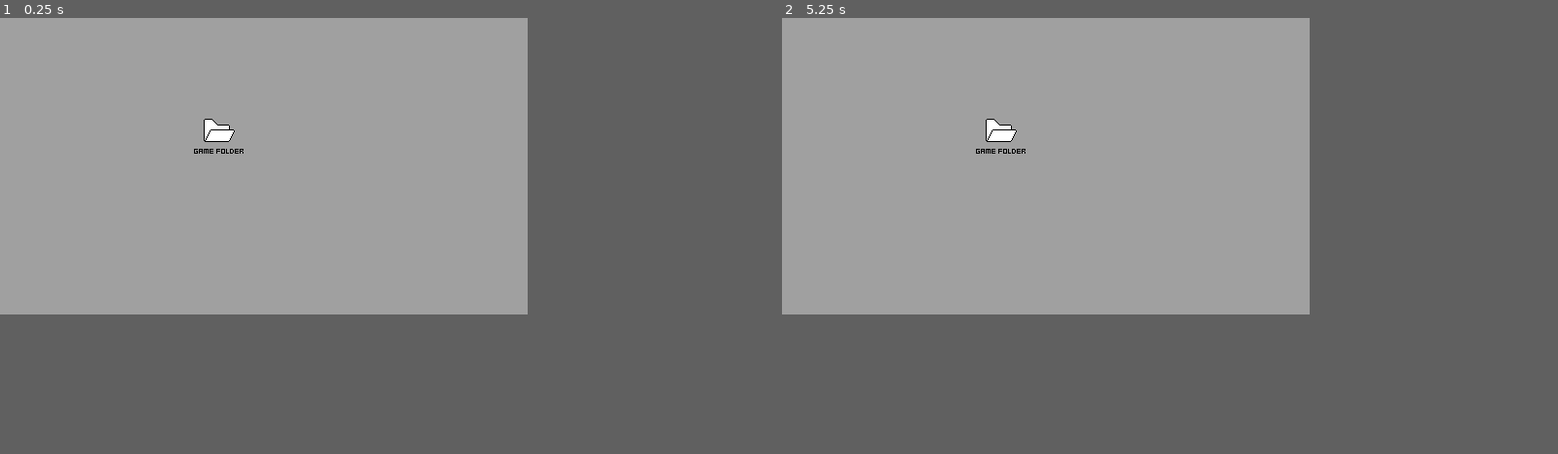
Above: before the commit, frames 1-2 (left to right).
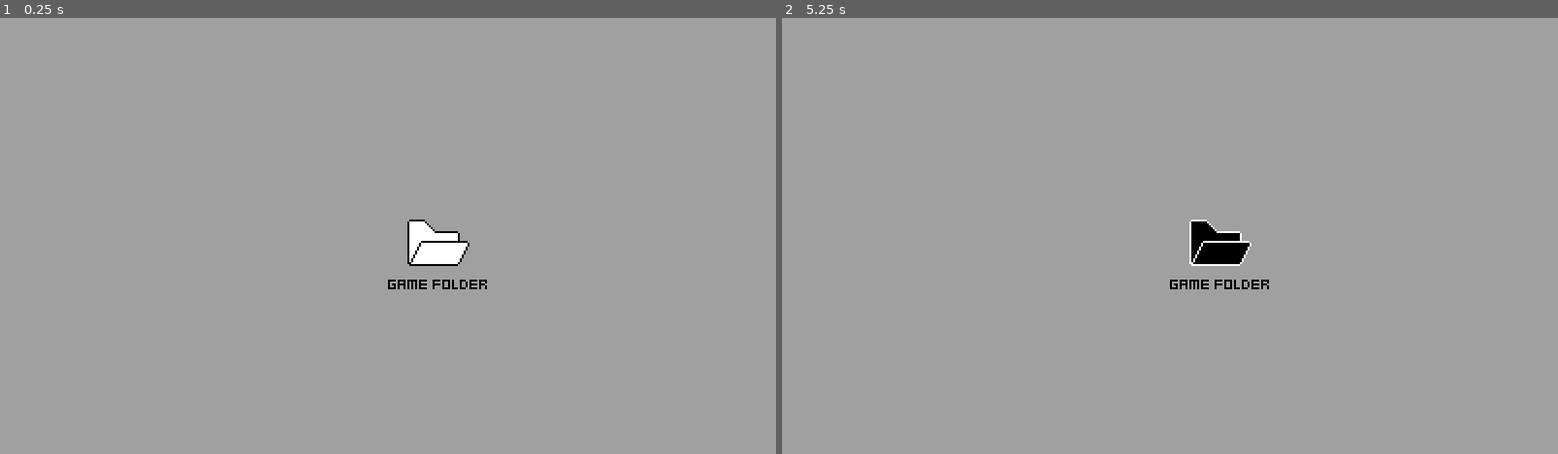
Above: after the commit, the same moments.

Repository: paul-maxime/one-more-folder
Game: Godot game, scene res://Scenes/MainScene.tscn
Two runs of this game, one before a commit and one after it. Both use one fixed random seed, a clock stepped at 60 frames per second and the inputs below.
Inputs (mouse positions are in pixels of both pictures, inside the frame that each line leads up to):
- Up to frame 1 (0.25 s): no input
- Up to frame 2 (5.25 s): tap Enter at 0.5, 2, 3.5 s; move the mouse to (1162, 153) at 0.52 s; click (1162, 153) at 0.67 s; tap Space at 1.25, 2.75, 4.25 s; drag from (937, 179) to (1022, 227) at 1.27 s; move the mouse to (1100, 100) at 2.02 s; click (1100, 100) at 2.17 s; drag from (1022, 227) to (890, 122) at 2.77 s; move the mouse to (1201, 209) at 3.52 s; click (1201, 209) at 3.67 s; drag from (890, 122) to (968, 92) at 4.27 s; move the mouse to (1069, 166) at 5.02 s; click (1069, 166) at 5.17 s
In our replay, the window is 544x306 before the commit and 800x450 after it. These sizes can differ from the game's own. Grey fills any space a smaller window leaves; there, only what the larger window draws over its background counts as a difference.

The runs differ from the first frame. In frame 1, 1.0% of the frame differs, in the area x 25-63%, y 23-63%; in frame 2, 1.0%.

Commit message:
More window shenanigans

Diff:
--- a/Scripts/MainScene.gd
+++ b/Scripts/MainScene.gd
@@ -1,4 +1,5 @@
 extends Node
 
 func _ready() -> void:
-    $File.init("game folder", true)
+	get_window().content_scale_size = get_window().size / 2
+	$File.init("game folder", true)
--- a/Scripts/Window.gd
+++ b/Scripts/Window.gd
@@ -102,11 +102,14 @@
 			$Background.mouse_default_cursor_shape = Input.CURSOR_ARROW
 	if is_dragging:
 		position = floor(is_dragging_from + event.position - is_dragging_from_mouse_pos)
-		if position.x < 0: position.x = 0
-		if position.y < 0: position.y = 0
-		if position.x + size_in_pixels.x >= get_viewport_rect().end.x: position.x = get_viewport_rect().end.x - size_in_pixels.x
-		if position.y + size_in_pixels.y >= get_viewport_rect().end.y: position.y = get_viewport_rect().end.y - size_in_pixels.y
+		clamp_position()
 	return true
+
+func clamp_position() -> void:
+	if position.x < 0: position.x = 0
+	if position.y < 0: position.y = 0
+	if position.x + size_in_pixels.x >= get_viewport_rect().end.x: position.x = get_viewport_rect().end.x - size_in_pixels.x
+	if position.y + size_in_pixels.y >= get_viewport_rect().end.y: position.y = get_viewport_rect().end.y - size_in_pixels.y
 
 func is_position_part_of_window(event_position: Vector2) -> bool:
 	return event_position.x >= position.x && \
--- a/Scripts/WindowsManager.gd
+++ b/Scripts/WindowsManager.gd
@@ -3,26 +3,6 @@
 var window_scene = preload("res://Scenes/Window.tscn")
 var windows = []
 var selected_file: Node2D = null
-
-func _ready() -> void:
-	# var window: Node2D = window_scene.instantiate()
-	# window.init(self, 12, 8)
-	# window.set_title("Super fenêtre")
-	# add_child(window)
-	# var window2: Node2D = window_scene.instantiate()
-	# window2.init(self, 10, 8)
-	# window2.set_title("La fenêtre 2")
-	# window2.position = Vector2(62, 14)
-	# add_child(window2)
-	# var window3: Node2D = window_scene.instantiate()
-	# window3.init(self, 14, 8)
-	# window3.set_title("La fameuse et dernière 3e window")
-	# window3.position = Vector2(32, 54)
-	# add_child(window3)
-	# windows.append(window3)
-	# windows.append(window2)
-	# windows.append(window)
-	update_z_indexes()
 
 func _input(event) -> void:
 	if event is InputEventMouseButton:
@@ -38,8 +18,9 @@
 	var window: Node2D = window_scene.instantiate()
 	window.init(self, 12, 8)
 	window.set_title("Super fenêtre")
-	window.position = Vector2(62, 14)
 	add_child(window)
+	window.position = floor(get_viewport().get_mouse_position() - window.size_in_pixels / 2)
+	window.clamp_position()
 	windows.push_front(window)
 	update_z_indexes()
 	unselect_current_file()
--- a/project.godot
+++ b/project.godot
@@ -17,8 +17,8 @@
 
 [display]
 
-window/size/viewport_width=544
-window/size/viewport_height=306
+window/size/viewport_width=1088
+window/size/viewport_height=612
 window/stretch/mode="viewport"
 window/stretch/scale_mode="integer"
 
